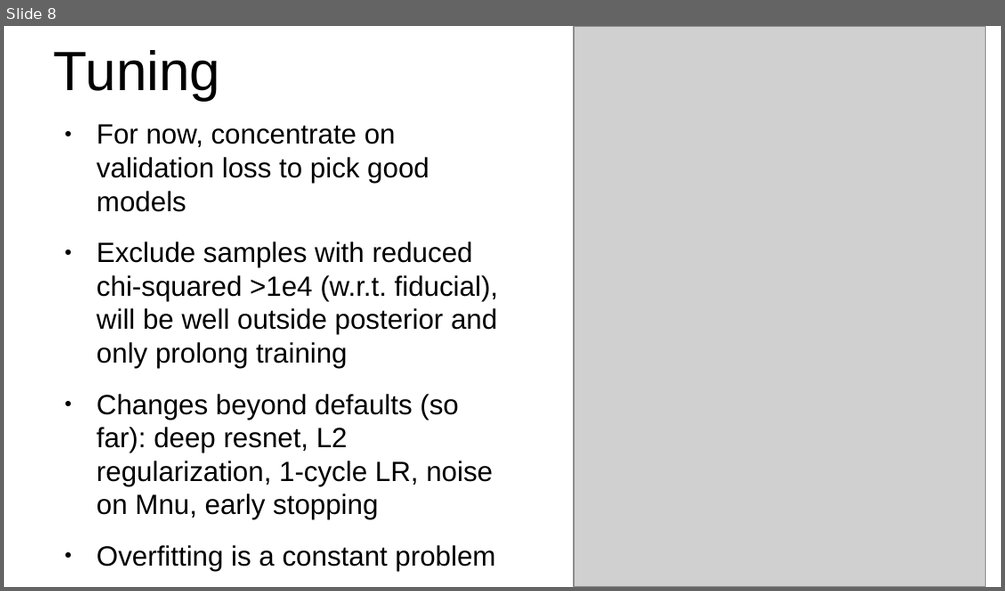
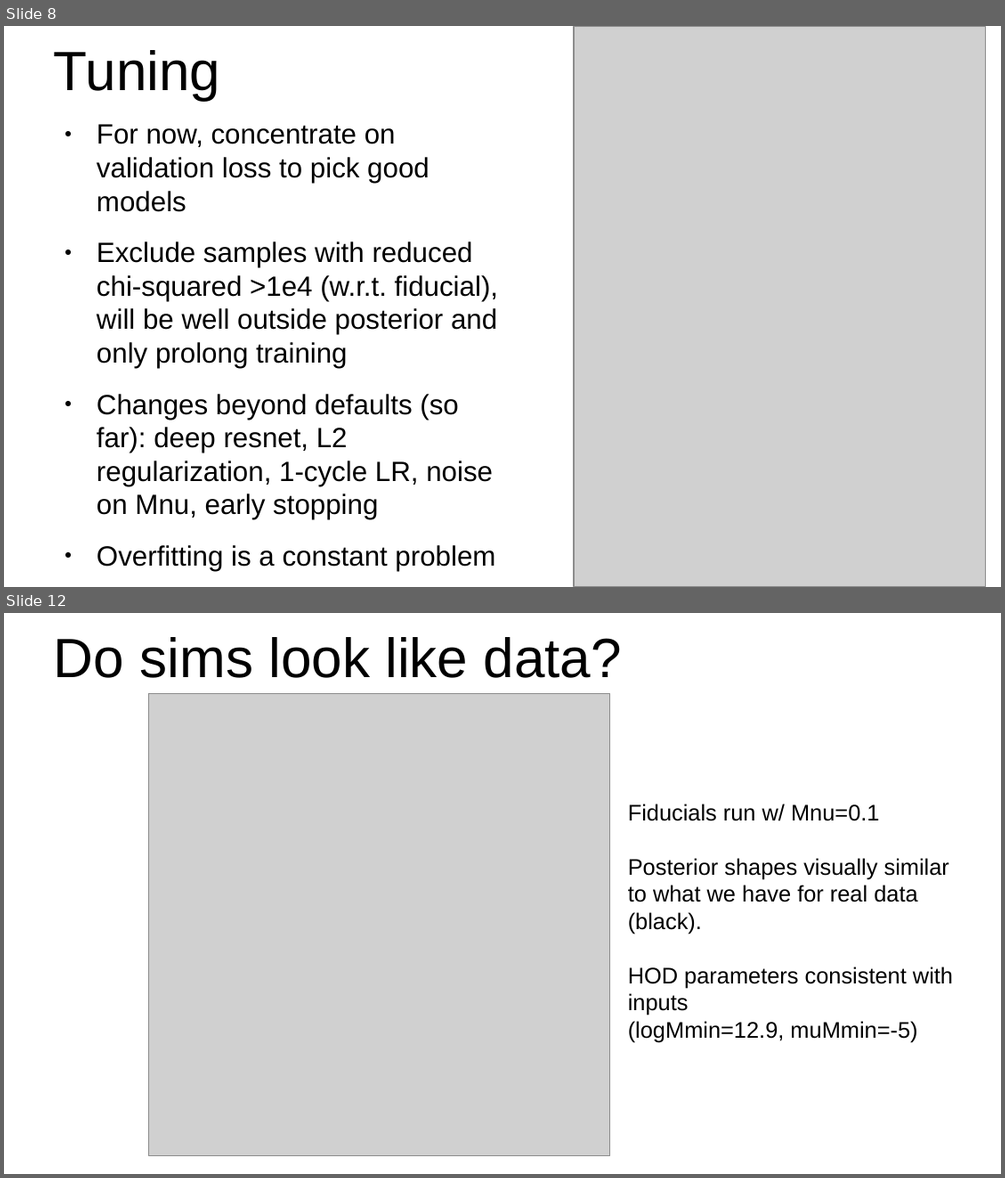
Before and after one commit to leanderthiele/nuvoid_production, a slide deck: presentation_020923.odp. Shown one above the other, each under a label of ours: slide 8 before the commit, slides 8 and 12 after it; the slides between them are not shown. The pictures are 1005x591 and 1005x1178 pixels, drawn with LibreOffice and Linux fonts; fonts in the diff are those of the drawing; grey boxes stand for pictures. Boxes give left, top, right and bottom in pixels: in the first picture for what was removed or moved away, otherwise in the second. Text is boxed around its words. In the diff, an @@ line names an element or a change of style, - is before the commit and + after.

```diff
--- a/presentation_020923.odp
+++ b/presentation_020923.odp
@@ slide 12 added at (x1=4, y1=613, x2=1001, y2=1174), background #FFFFFF @@
@@ title added at (x1=54, y1=637, x2=622, y2=678), 44 pt, text #000000 @@
+Do sims look like data?
@@ picture added at (x1=149, y1=693, x2=610, y2=1156) @@
@@ text added at (x1=628, y1=803, x2=953, y2=1042), 18 pt, text #000000 @@
+Fiducials run w/ Mnu=0.1
+Posterior shapes visually similar to what we have for real data (black).
+HOD parameters consistent with inputs
+(logMmin=12.9, muMmin=-5)
```
Also in this commit, not shown: 3 slides changed, 4 other slides added, 4 slides removed, 1 other file.
